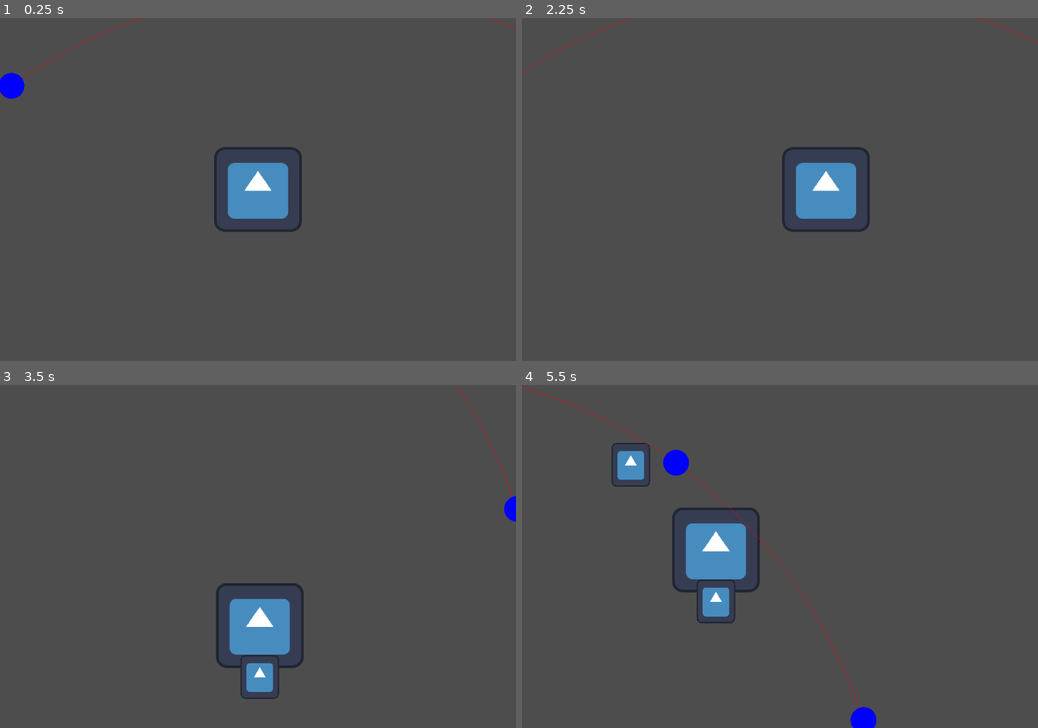
Above: before the commit, frames 1-4 (two rows, left to right).
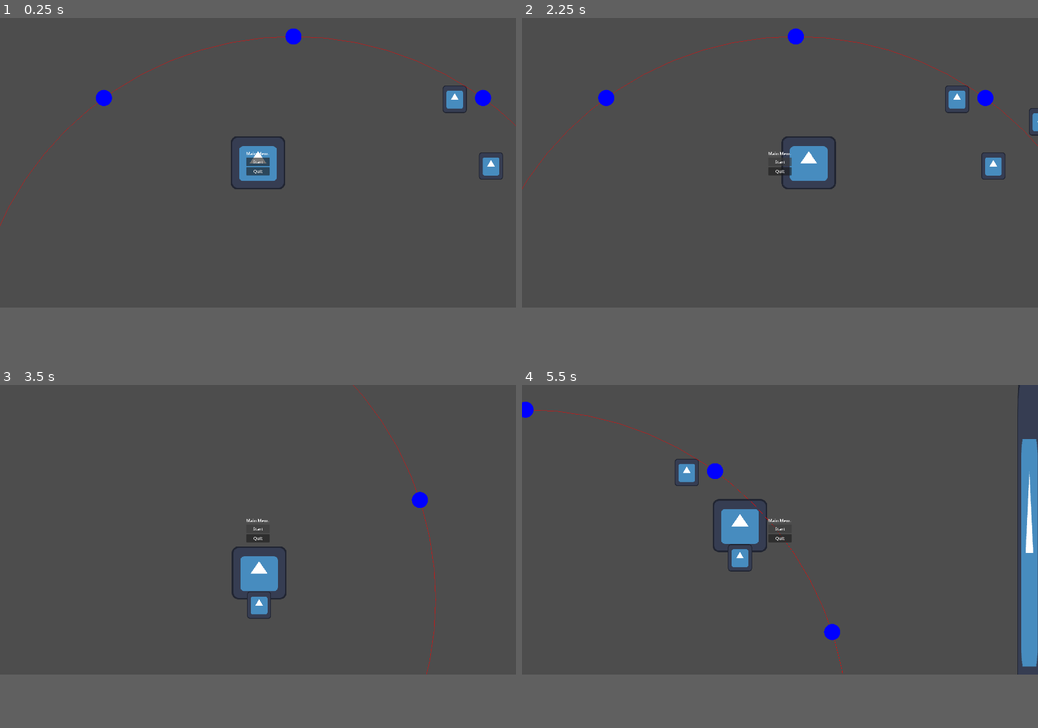
Above: after the commit, the same moments.

Repository: mrmojii/ocult
Game: Godot game, scene res://World/world.tscn
The game is run twice, just before and just after one commit, with the same random seed, the same clock (stepped at 60 frames per second) and the same inputs. The engine's default icon, where the game draws it, is replaced by a stand-in: a white triangle on a blue panel in a dark square.
Inputs (mouse positions are in pixels of both pictures, inside the frame that each line leads up to):
- Up to frame 1 (0.25 s): no input
- Up to frame 2 (2.25 s): click (780, 189) at 0.5 s, where only the run after the commit has a clickable "Start"; click (780, 189) at 1.25 s, where only the run after the commit has a clickable "Start"; tap Enter at 2 s; hold D (MoveRight) from 2.03 s (still down); hold E (Interact) from 2.03 s (still down)
- Up to frame 3 (3.5 s): release D (MoveRight) at 2.78 s; release E (Interact) at 2.78 s; hold S (MoveDown) from 2.78 s (still down); tap E (Interact) at 2.85 s
- Up to frame 4 (5.5 s): release S (MoveDown) at 3.53 s; hold D (MoveRight) 3.53-4.28 s; hold E (Interact) 3.53-4.28 s; hold W (MoveUp) 4.28-5.03 s; tap E (Interact) at 4.35 s; hold A (MoveLeft) from 5.03 s (still down); hold E (Interact) from 5.03 s (still down)
In our replay, the window is 800x533 before the commit and 800x450 after it. These sizes can differ from the game's own. Grey fills any space a smaller window leaves; there, only what the larger window draws over its background counts as a difference.

The runs differ from the first frame. In frame 1, 3.9% of the frame differs, in the area x 0-100%, y 0-63%; in frame 2, 3.8%; in frame 3, 4.3%; in frame 4, 7.3%, in the area x 0-100%, y 0-100%.

Commit message:
wip on ui

Diff:
--- /dev/null
+++ b/GameManager/game_manager.gd
@@ -0,0 +1,25 @@
+extends Node
+
+enum GAME_STATE {
+	START,
+	PLAY,
+	PAUSE,
+	END
+}
+signal state_changed
+
+var state = GAME_STATE.START:
+	set(value):
+		state = value
+
+		state_changed.emit(state)
+# Called when the node enters the scene tree for the first time.
+func _ready() -> void:
+	pass
+
+
+# Called every frame. 'delta' is the elapsed time since the previous frame.
+func _process(delta: float) -> void:
+	self.state = GAME_STATE.START
+
+	pass
--- /dev/null
+++ b/UI/credits_menu.gd
@@ -0,0 +1,19 @@
+extends Control
+
+
+# Called when the node enters the scene tree for the first time.
+func _ready() -> void:
+	GameManager.state_changed.connect(_on_game_state_changed)
+
+	pass # Replace with function body.
+
+
+# Called every frame. 'delta' is the elapsed time since the previous frame.
+func _process(delta: float) -> void:
+	pass
+
+func _on_game_state_changed(state:GameManager.GAME_STATE):
+	if state == GameManager.GAME_STATE.END:
+		show()
+	else :
+		hide()
--- /dev/null
+++ b/UI/main_menu.gd
@@ -0,0 +1,19 @@
+extends Control
+
+
+# Called when the node enters the scene tree for the first time.
+func _ready() -> void:
+	GameManager.state_changed.connect(_on_game_state_changed)
+	pass # Replace with function body.
+
+
+# Called every frame. 'delta' is the elapsed time since the previous frame.
+func _process(delta: float) -> void:
+	pass
+
+func _on_game_state_changed(state:GameManager.GAME_STATE):
+	print("received event")
+	if state == GameManager.GAME_STATE.START:
+		show()
+	else :
+		hide()
--- /dev/null
+++ b/UI/pause_menu.gd
@@ -0,0 +1,18 @@
+extends Control
+
+
+# Called when the node enters the scene tree for the first time.
+func _ready() -> void:
+	GameManager.state_changed.connect(_on_game_state_changed)
+	pass # Replace with function body.
+
+
+# Called every frame. 'delta' is the elapsed time since the previous frame.
+func _process(delta: float) -> void:
+	pass
+
+func _on_game_state_changed(state:GameManager.GAME_STATE):
+	if state == GameManager.GAME_STATE.PAUSE:
+		show()
+	else :
+		hide()
--- /dev/null
+++ b/UI/ui.gd
@@ -0,0 +1,12 @@
+extends Control
+
+@onready var main_menu = %MainMenu
+@onready var pause_menu = %PauseMenu
+@onready var credits_menu = %CreditsMenu
+# Called when the node enters the scene tree for the first time.
+func _ready() -> void:
+	pass # Replace with function body.
+
+# Called every frame. 'delta' is the elapsed time since the previous frame.
+func _process(delta: float) -> void:
+	pass
--- /dev/null
+++ b/UI/ui.tscn
@@ -0,0 +1,117 @@
+[gd_scene format=3 uid="uid://bw51uqmtwoxta"]
+
+[ext_resource type="Script" uid="uid://ctjh0e85cm1oc" path="res://UI/ui.gd" id="1_2fwl4"]
+[ext_resource type="Script" uid="uid://bmsjquddrkusy" path="res://UI/main_menu.gd" id="2_dajm1"]
+[ext_resource type="Script" uid="uid://m1krevk8f4ti" path="res://UI/pause_menu.gd" id="3_e6gg6"]
+[ext_resource type="Script" uid="uid://cnocs1mqv554a" path="res://UI/credits_menu.gd" id="4_hat8c"]
+
+[node name="UI" type="Control" unique_id=1552743313]
+layout_mode = 3
+anchors_preset = 15
+anchor_right = 1.0
+anchor_bottom = 1.0
+grow_horizontal = 2
+grow_vertical = 2
+script = ExtResource("1_2fwl4")
+
+[node name="MainMenu" type="Control" parent="." unique_id=1253853406]
+unique_name_in_owner = true
+layout_mode = 1
+anchors_preset = 15
+anchor_right = 1.0
+anchor_bottom = 1.0
+grow_horizontal = 2
+grow_vertical = 2
+script = ExtResource("2_dajm1")
+
+[node name="VBoxContainer" type="VBoxContainer" parent="MainMenu" unique_id=445912655]
+layout_mode = 1
+anchors_preset = 8
+anchor_left = 0.5
+anchor_top = 0.5
+anchor_right = 0.5
+anchor_bottom = 0.5
+offset_left = -20.0
+offset_top = -20.0
+offset_right = 20.0
+offset_bottom = 20.0
+grow_horizontal = 2
+grow_vertical = 2
+
+[node name="Label" type="Label" parent="MainMenu/VBoxContainer" unique_id=727049238]
+layout_mode = 2
+text = "Main Menu"
+
+[node name="StartButton" type="Button" parent="MainMenu/VBoxContainer" unique_id=1577657658]
+layout_mode = 2
+text = "Start"
+
+[node name="QuitButton" type="Button" parent="MainMenu/VBoxContainer" unique_id=1330622432]
+layout_mode = 2
+text = "Quit"
+
+[node name="PauseMenu" type="Control" parent="." unique_id=456376627]
+unique_name_in_owner = true
+layout_mode = 1
+anchors_preset = 15
+anchor_right = 1.0
+anchor_bottom = 1.0
+grow_horizontal = 2
+grow_vertical = 2
+script = ExtResource("3_e6gg6")
+
+[node name="VBoxContainer" type="VBoxContainer" parent="PauseMenu" unique_id=1080201504]
+layout_mode = 1
+anchors_preset = 8
+anchor_left = 0.5
+anchor_top = 0.5
+anchor_right = 0.5
+anchor_bottom = 0.5
+offset_left = -20.0
+offset_top = -20.0
+offset_right = 20.0
+offset_bottom = 20.0
+grow_horizontal = 2
+grow_vertical = 2
+
+[node name="Label" type="Label" parent="PauseMenu/VBoxContainer" unique_id=902326594]
+layout_mode = 2
+text = "Pause"
+horizontal_alignment = 1
+
+[node name="ResumeButton" type="Button" parent="PauseMenu/VBoxContainer" unique_id=1597235845]
+layout_mode = 2
+text = "Resume"
+
+[node name="QuitButton" type="Button" parent="PauseMenu/VBoxContainer" unique_id=890191758]
+layout_mode = 2
+text = "Quit"
+
+[node name="CreditsMenu" type="Control" parent="." unique_id=156149899]
+unique_name_in_owner = true
+layout_mode = 1
+anchors_preset = 15
+anchor_right = 1.0
+anchor_bottom = 1.0
+grow_horizontal = 2
+grow_vertical = 2
+script = ExtResource("4_hat8c")
+
+[node name="VBoxContainer" type="VBoxContainer" parent="CreditsMenu" unique_id=1473977514]
+layout_mode = 1
+anchors_preset = 8
+anchor_left = 0.5
+anchor_top = 0.5
+anchor_right = 0.5
+anchor_bottom = 0.5
+offset_left = -78.5
+offset_top = -24.5
+offset_right = 78.5
+offset_bottom = 24.5
+grow_horizontal = 2
+grow_vertical = 2
+
+[node name="Label" type="Label" parent="CreditsMenu/VBoxContainer" unique_id=1361982024]
+layout_mode = 2
+text = "Done by cool people :D
+"
--- a/World/world.tscn
+++ b/World/world.tscn
@@ -4,6 +4,7 @@
 [ext_resource type="PackedScene" uid="uid://bdohi63uiq6yi" path="res://World/wall.tscn" id="2_k8do8"]
 [ext_resource type="PackedScene" uid="uid://bk5x5jvt5gnxo" path="res://World/Interactables/Interactable.tscn" id="3_bkhv4"]
 [ext_resource type="PackedScene" uid="uid://bug1q4ji6msk5" path="res://Circle/Circle.tscn" id="4_yf0ba"]
+[ext_resource type="PackedScene" uid="uid://bw51uqmtwoxta" path="res://UI/ui.tscn" id="5_k8do8"]
 
 [node name="World" type="Node2D" unique_id=1330705175]
 
@@ -42,3 +43,7 @@
 position = Vector2(44, 243)
 radius = 400.0
 points_number = 10
+
+[node name="CanvasLayer" type="CanvasLayer" parent="." unique_id=1060347737]
+
+[node name="UI" parent="CanvasLayer" unique_id=1552743313 instance=ExtResource("5_k8do8")]
--- a/project.godot
+++ b/project.godot
@@ -15,11 +15,15 @@
 config/features=PackedStringArray("4.6", "Forward Plus")
 config/icon="res://icon.svg"
 
+[autoload]
+
+GameManager="*uid://d2h7ivccsfsdf"
+
 [display]
 
-window/size/viewport_width=1200
-window/size/viewport_height=800
-window/size/mode=2
+window/size/viewport_width=1920
+window/size/viewport_height=1080
+window/stretch/mode="viewport"
 
 [input]
 
Not shown, added: GameManager/game_manager.gd.uid
Not shown, added: UI/credits_menu.gd.uid
Not shown, added: UI/main_menu.gd.uid
Not shown, added: UI/pause_menu.gd.uid
Not shown, added: UI/ui.gd.uid
Empty file added: World/control.gd
Not shown, added: World/control.gd.uid
